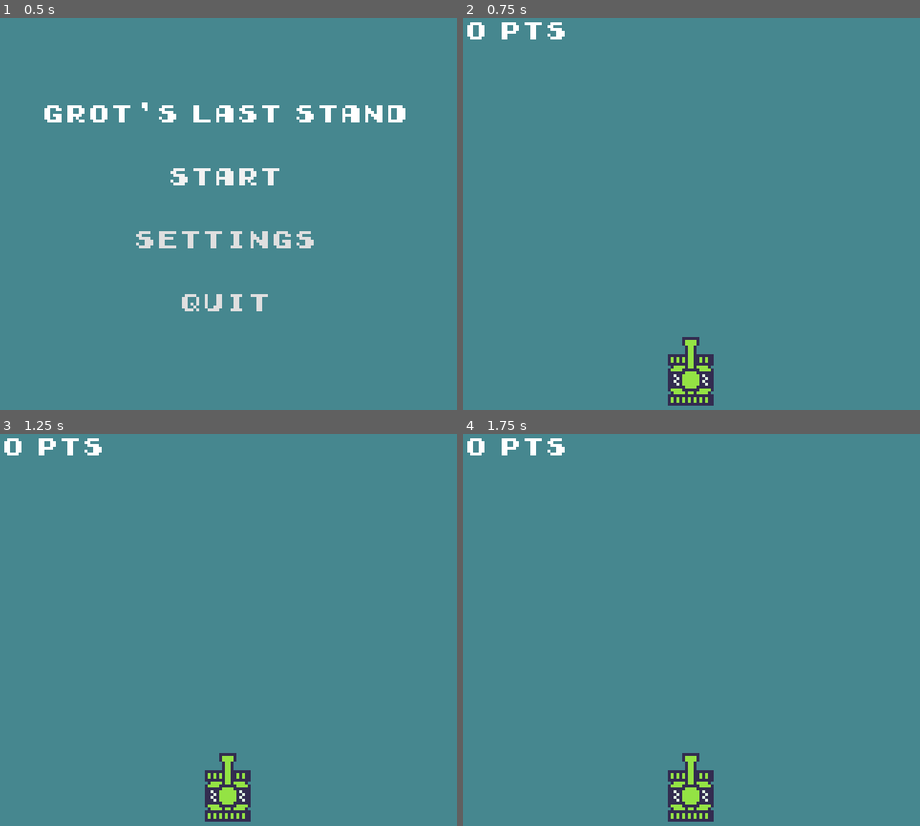
Above: before the commit, frames 1-4 (two rows, left to right).
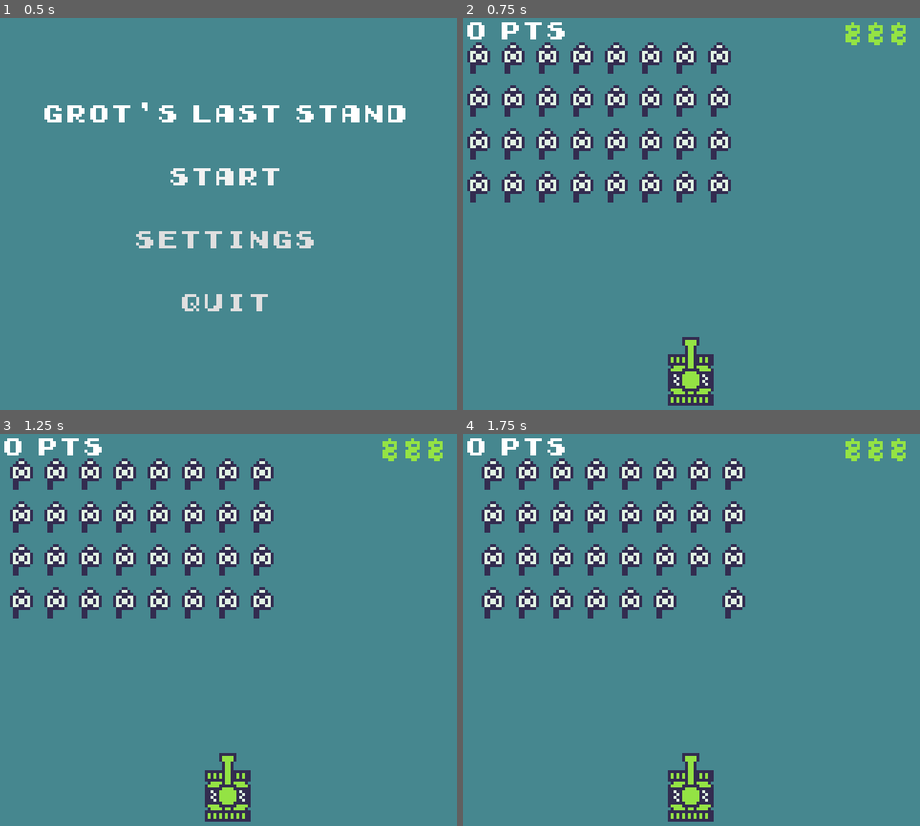
Above: after the commit, the same moments.

Repository: NoFoxTuGiv/grots-last-stand
Game: Godot game, scene res://scenes/ui/main_menu.tscn
Same seed, same stepped clock (60 frames per second), same inputs: the game is played once before the commit and once after it.
Inputs:
- Up to frame 1 (0.5 s): no input
- Up to frame 2 (0.75 s): click "Start" at 0.5 s
- Up to frame 3 (1.25 s): no input
- Up to frame 4 (1.75 s): tap Space (shoot) at 1.35 s

Frame 1 is identical in both runs. In frame 2, 8.6% of the frame differs, in the area x 0-97%, y 1-48%; in frame 3, 8.6%; in frame 4, 8.3%.

Commit message:
Added Enemies, Enemy Movement, and Enemy Destruction

Diff:
--- a/project.godot
+++ b/project.godot
@@ -14,7 +14,7 @@
 config/description="A lone grot attempts to survive against wave after wave of White Scars."
 config/version="0.0.0.1"
 run/main_scene="res://scenes/ui/main_menu.tscn"
-config/features=PackedStringArray("4.3", "Forward Plus")
+config/features=PackedStringArray("4.4", "Forward Plus")
 config/icon="res://icon.svg"
 
 [display]
@@ -24,6 +24,10 @@
 window/size/resizable=false
 window/stretch/mode="viewport"
 window/stretch/scale_mode="integer"
+
+[global_group]
+
+Beakies=""
 
 [gui]
 
--- /dev/null
+++ b/scenes/beaky.tscn
@@ -0,0 +1,16 @@
+[gd_scene load_steps=4 format=3 uid="uid://bl3xv5is24xic"]
+
+[ext_resource type="Texture2D" uid="uid://l1h3r8ad7415" path="res://assets/sprites/WhiteScar.png" id="1_io018"]
+[ext_resource type="Script" uid="uid://cqvwvfnmlc6hu" path="res://scripts/beaky.gd" id="1_vb8bo"]
+
+[sub_resource type="RectangleShape2D" id="RectangleShape2D_vb8bo"]
+size = Vector2(8, 6)
+
+[node name="Beaky" type="Area2D"]
+script = ExtResource("1_vb8bo")
+
+[node name="CollisionShape2D" type="CollisionShape2D" parent="."]
+shape = SubResource("RectangleShape2D_vb8bo")
+
+[node name="Sprite2D" type="Sprite2D" parent="."]
+texture = ExtResource("1_io018")
--- a/scenes/game.tscn
+++ b/scenes/game.tscn
@@ -1,13 +1,30 @@
-[gd_scene load_steps=10 format=3 uid="uid://dlgpxwx345iik"]
+[gd_scene load_steps=12 format=3 uid="uid://dlgpxwx345iik"]
 
 [ext_resource type="Theme" uid="uid://b2wmaq01oyh3a" path="res://resources/gls-theme.tres" id="1_ayf0x"]
-[ext_resource type="Script" path="res://scripts/game.gd" id="1_fwe7e"]
-[ext_resource type="Script" path="res://scripts/grot.gd" id="2_11jcx"]
+[ext_resource type="Script" uid="uid://bvdkpth8lngwj" path="res://scripts/game.gd" id="1_fwe7e"]
+[ext_resource type="Script" uid="uid://b38bnn02ac7mu" path="res://scripts/grot.gd" id="2_11jcx"]
 [ext_resource type="Texture2D" uid="uid://cygj6j8i4j3ys" path="res://assets/sprites/Grot.png" id="2_31k3w"]
-[ext_resource type="Script" path="res://scripts/ui/pause_menu.gd" id="4_7d4y8"]
+[ext_resource type="Texture2D" uid="uid://2mdkl6w6job4" path="res://assets/ui/health.png" id="3_p57ef"]
+[ext_resource type="Script" uid="uid://bbyp7y107rufj" path="res://scripts/ui/pause_menu.gd" id="4_7d4y8"]
+[ext_resource type="Script" uid="uid://dkjq71kx460q4" path="res://scripts/enemy_grid.gd" id="4_u5sy4"]
 
 [sub_resource type="RectangleShape2D" id="RectangleShape2D_dlplv"]
 size = Vector2(16, 18)
+
+[sub_resource type="Animation" id="Animation_5qcn5"]
+length = 0.001
+tracks/0/type = "value"
+tracks/0/imported = false
+tracks/0/enabled = true
+tracks/0/path = NodePath("Grot/Sprite2D:frame")
+tracks/0/interp = 1
+tracks/0/loop_wrap = true
+tracks/0/keys = {
+"times": PackedFloat32Array(0),
+"transitions": PackedFloat32Array(1),
+"update": 1,
+"values": [1]
+}
 
 [sub_resource type="Animation" id="Animation_b3l0o"]
 resource_name = "move"
@@ -24,25 +41,10 @@
 "values": [0, 1]
 }
 
-[sub_resource type="Animation" id="Animation_5qcn5"]
-length = 0.001
-tracks/0/type = "value"
-tracks/0/imported = false
-tracks/0/enabled = true
-tracks/0/path = NodePath("Grot/Sprite2D:frame")
-tracks/0/interp = 1
-tracks/0/loop_wrap = true
-tracks/0/keys = {
-"times": PackedFloat32Array(0),
-"transitions": PackedFloat32Array(1),
-"update": 1,
-"values": [1]
-}
-
 [sub_resource type="AnimationLibrary" id="AnimationLibrary_jjili"]
 _data = {
-"RESET": SubResource("Animation_5qcn5"),
-"move": SubResource("Animation_b3l0o")
+&"RESET": SubResource("Animation_5qcn5"),
+&"move": SubResource("Animation_b3l0o")
 }
 
 [node name="Game" type="Node2D"]
@@ -67,6 +69,26 @@
 theme = ExtResource("1_ayf0x")
 text = "0 pts"
 
+[node name="Healthbar" type="Node2D" parent="Camera"]
+position = Vector2(65, -64)
+
+[node name="Health0" type="Sprite2D" parent="Camera/Healthbar"]
+position = Vector2(8, 0)
+scale = Vector2(0.5, 0.5)
+texture = ExtResource("3_p57ef")
+
+[node name="Health1" type="Sprite2D" parent="Camera/Healthbar"]
+scale = Vector2(0.5, 0.5)
+texture = ExtResource("3_p57ef")
+
+[node name="Health2" type="Sprite2D" parent="Camera/Healthbar"]
+position = Vector2(-8, 0)
+scale = Vector2(0.5, 0.5)
+texture = ExtResource("3_p57ef")
+
+[node name="EnemyGrid" type="Node2D" parent="."]
+script = ExtResource("4_u5sy4")
+
 [node name="Grot" type="CharacterBody2D" parent="."]
 position = Vector2(80, 129)
 script = ExtResource("2_11jcx")
@@ -82,7 +104,7 @@
 [node name="AnimationPlayer" type="AnimationPlayer" parent="Grot"]
 root_node = NodePath("../..")
 libraries = {
-"": SubResource("AnimationLibrary_jjili")
+&"": SubResource("AnimationLibrary_jjili")
 }
 
 [node name="PauseMenu" type="Control" parent="."]
--- /dev/null
+++ b/scenes/grot_dakka.tscn
@@ -0,0 +1,17 @@
+[gd_scene load_steps=4 format=3 uid="uid://cpwfibbgxcfjv"]
+
+[ext_resource type="Script" uid="uid://bekaof86pydvy" path="res://scripts/grotdakka.gd" id="1_exfmc"]
+[ext_resource type="Texture2D" uid="uid://bhypb5u2x3y5y" path="res://assets/sprites/grotdakka.png" id="1_w8nrq"]
+
+[sub_resource type="RectangleShape2D" id="RectangleShape2D_exfmc"]
+size = Vector2(2, 3)
+
+[node name="GrotDakka" type="Area2D"]
+script = ExtResource("1_exfmc")
+
+[node name="CollisionShape2D" type="CollisionShape2D" parent="."]
+position = Vector2(0, 0.5)
+shape = SubResource("RectangleShape2D_exfmc")
+
+[node name="Sprite2D" type="Sprite2D" parent="."]
+texture = ExtResource("1_w8nrq")
--- /dev/null
+++ b/scenes/sm_dakka.tscn
@@ -0,0 +1,14 @@
+[gd_scene load_steps=3 format=3 uid="uid://diuanvppc7wu4"]
+
+[ext_resource type="Texture2D" uid="uid://bb7ubpkfrc51b" path="res://assets/sprites/smdakka.png" id="1_uvoa3"]
+
+[sub_resource type="RectangleShape2D" id="RectangleShape2D_enhic"]
+size = Vector2(2, 4)
+
+[node name="SMDakka" type="Area2D"]
+
+[node name="CollisionShape2D" type="CollisionShape2D" parent="."]
+shape = SubResource("RectangleShape2D_enhic")
+
+[node name="Sprite2D" type="Sprite2D" parent="."]
+texture = ExtResource("1_uvoa3")
--- /dev/null
+++ b/scripts/beaky.gd
@@ -0,0 +1,29 @@
+extends Area2D
+
+signal hit_wall
+signal reached_bottom
+signal game_over
+
+@export var move_speed: float = 5.0
+
+func _ready() -> void:
+    add_to_group("Beakies")
+
+func _process(delta: float) -> void:
+    var viewport_size = get_viewport_rect().size
+    var global_pos = global_position
+
+    # Check for hitting the wall
+    if global_pos.x <= 4 or global_pos.x + 4 >= viewport_size.x:
+        emit_signal("hit_wall")
+
+    # Check if it reaches the bottom
+    if global_pos.y >= viewport_size.y:
+        emit_signal("reached_bottom")
+        emit_signal("game_over")
+
+    # Check for collision with player
+    for body in get_overlapping_bodies():
+        if body.name == "Player":
+            print("Beaky collided with player! Game Over.")
+            emit_signal("game_over")
--- /dev/null
+++ b/scripts/enemy_grid.gd
@@ -0,0 +1,72 @@
+extends Node2D
+
+const BEAKY: PackedScene = preload("res://scenes/beaky.tscn")
+const GUTTER: int = 2
+const COLS: int = 8
+const ROWS: int = 4
+var move_speed: float = 5.0
+var direction: int = 1 # 1 for right, -1 for left
+var drop_distance: int = 10
+@export var edge_margin = 5
+
+var reverse_cooldown: float = 0.5
+var last_reverse_time: float = 0.0
+
+func _ready() -> void:
+    _generate_grid()
+    var connected = get_tree().connect("hit_enemy", Callable(self, "_on_enemy_removed"))
+    if connected == OK:
+        print("Signal 'hit_enemy' successfully connected in enemy_grid")
+    else:
+        print("Failed to connect 'hit_enemy' signal")
+
+func _physics_process(delta: float) -> void:
+    var viewport_size = get_viewport_rect().size
+    var beakies = get_tree().get_nodes_in_group("Beakies")
+
+    # Increment the reverse cooldown timer
+    last_reverse_time += delta
+
+    # Move the grid horizontally
+    position.x += move_speed * direction * delta
+
+    # Game Over condition
+    if position.y + get_height() > viewport_size.y:
+        print("Game Over")
+        get_tree().paused = true
+
+    # Check if all Beakies are destroyed
+    if len(beakies) == 0:
+        get_tree().paused = true
+        print("All Beakies Destroyed")
+
+func _generate_grid():
+    for i in range(ROWS):
+        for j in range(COLS):
+            var beaky = BEAKY.instantiate()
+            beaky.position = Vector2(j * (10 + GUTTER), i * (13 + GUTTER))
+            beaky.connect("hit_wall", Callable(self, "_on_hit_wall"))
+            beaky.connect("reached_bottom", Callable(self, "_on_reached_bottom"))
+            add_child(beaky)
+    position = Vector2(edge_margin, 16)
+
+func _on_hit_wall() -> void:
+    if last_reverse_time >= reverse_cooldown:
+        print("Wall hit detected. Reversing direction.")
+        direction *= -1
+        position.y += drop_distance
+        last_reverse_time = 0.0
+
+func _on_enemy_removed(_enemy: Node) -> void:
+    move_speed += 1.25
+    print("Beaky removed. New move_speed:", move_speed)
+
+func _on_reached_bottom() -> void:
+    print("Beaky reached bottom. Game Over.")
+    get_tree().paused = true
+
+func get_height() -> float:
+    var max_y = -INF
+    for beaky in get_tree().get_nodes_in_group("Beakies"):
+        max_y = max(max_y, beaky.global_position.y)
+    return max_y - position.y + drop_distance
--- a/scripts/grot.gd
+++ b/scripts/grot.gd
@@ -1,11 +1,13 @@
 extends CharacterBody2D
 
 @onready var animation_player: AnimationPlayer = $AnimationPlayer
+var dakka: PackedScene = preload("res://scenes/grot_dakka.tscn")
+var is_shooting: bool = false
 
 const SPEED = 60.0
 
 
-func _physics_process(delta: float) -> void:
+func _physics_process(_delta: float) -> void:
 	var direction := Input.get_axis("move_l", "move_r")
 	if direction:
 		velocity.x = direction * SPEED
@@ -14,9 +16,29 @@
 
 	move_and_slide()
 	_animate()
+	_shoot()
 
 	position.x = clamp(position.x, $CollisionShape2D.shape.extents.x, get_viewport_rect().size.x - $CollisionShape2D.shape.extents.x)
 
 func _animate() -> void:
 	if Input.is_action_pressed("move_l") or Input.is_action_pressed("move_r"):
 		animation_player.play("move")
+
+func _shoot() -> void:
+	if Input.is_action_just_pressed("shoot") and not is_shooting:
+		var shot = dakka.instantiate()
+		shot.global_position = self.global_position
+		shot.global_position.y -= 12
+		get_parent().add_child(shot)
+		is_shooting = true
+		var enemy_grid = get_parent().get_node("EnemyGrid")
+		if enemy_grid:
+			shot.connect("hit_enemy", Callable(enemy_grid, "_on_enemy_removed"))
+			print("signal 'hit_enemy' connected to enemy_grid")
+
+		print("Signal 'hit_enemy' connected:", shot.is_connected("hit_enemy", Callable(enemy_grid, "_on_enemy_removed")))
+
+		shot.connect("tree_exited", Callable(self, "_on_bullet_removed"))
+
+func _on_bullet_removed() -> void:
+	is_shooting = false
--- /dev/null
+++ b/scripts/grotdakka.gd
@@ -0,0 +1,24 @@
+extends Area2D
+
+const SPEED: float = 200.0
+const DIRECTION: Vector2 = Vector2(0, -1)
+
+signal hit_enemy(enemy: Node)
+
+func _ready() -> void:
+	connect("area_entered", Callable(self, "_on_area_entered"))
+
+func _physics_process(delta: float) -> void:
+	position += DIRECTION * SPEED * delta
+
+	if position.y < 0 or position.y > get_viewport_rect().size.y:
+		queue_free()
+
+func _on_area_entered(area: Node) -> void:
+	print("Collision detected with:", area)
+	if area.is_in_group("Beakies"):
+		print("Beaky hit:", area.name)
+		emit_signal("hit_enemy", area)
+		print("Signal 'hit_enemy' emitted for: ", area.name)
+		area.queue_free()
+		queue_free()
--- /dev/null
+++ b/scripts/smdakka.gd
@@ -0,0 +1,20 @@
+extends Area2D
+
+@export var speed: float = 400.0
+@export var direction: Vector2 = Vector2(0, 1)
+
+signal hit_player(player: Node)
+
+func _ready() -> void:
+	connect("body_entered", Callable(self, "_on_body_entered"))
+
+func _physics_process(delta: float) -> void:
+	position += direction * speed * delta
+
+	if position.y < 0 or position.y > get_viewport_rect().size.y:
+		queue_free()
+
+func _on_body_entered(body: Node) -> void:
+	if body.name == "Grot":
+		emit_signal("hit_player", body)
+		queue_free()
Binary file added: assets/sprites/grotdakka.png
Not shown, added: assets/sprites/grotdakka.png.import
Binary file added: assets/sprites/smdakka.png
Not shown, added: assets/sprites/smdakka.png.import
Binary file added: assets/ui/health.png
Not shown, added: assets/ui/health.png.import
Not shown, changed: assets/util/GameBoy.ttf.import
Not shown: 1 places in resources/gls-theme.tres that only renumber resources
Not shown: 1 places in scenes/ui/main_menu.tscn that only renumber resources
Not shown, added: scripts/beaky.gd.uid
Not shown, added: scripts/enemy_grid.gd.uid
Not shown, added: scripts/game.gd.uid
(and 5 more such lines)
